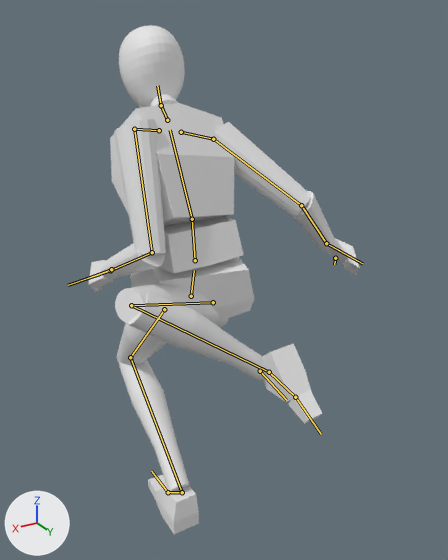
A saved change to the glTF model resources/model/player/Player_Simple.gltf.
Camera for both pictures: a 50 mm camera at (0.811, 1.488, 1.48) aimed at (-0.113, -0.053, 0.709). Arrows for +X, +Y and +Z are at lower left; the lights stay in place. The first picture is the older version. Both versions are drawn at frame 3 of the action 'Dash'; the numbers are the values there. The bones that change, and the others that lie on the model, are drawn over the model as lines.

The first picture shows 'Body'.
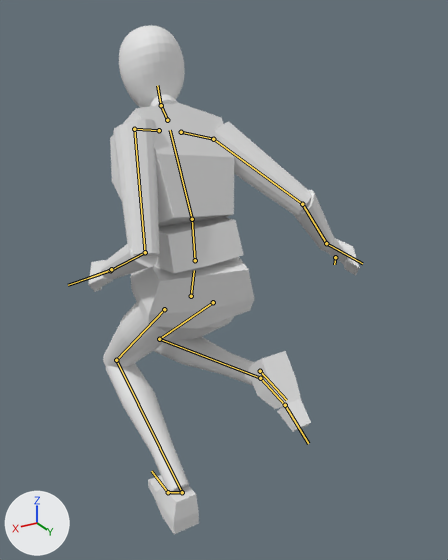
Where the change shows, as pixel boxes [x1, y1, x2, y2] in the pictures (448 x 560 px):
'Body', posed: before [88, 25, 359, 534]; after [88, 25, 360, 534]
bone 'UpperLeg.L', root to tip: before (164, 309) to (130, 357); after (164, 309) to (116, 360)
bone 'UpperLeg.R', root to tip: before (213, 302) to (131, 305); after (213, 302) to (159, 339)
bone 'Foot.R', root to tip: before (269, 372) to (295, 397); after (260, 378) to (285, 405)
bone 'UpperArm.L', root to tip: before (134, 129) to (152, 252); after (134, 129) to (145, 252)

The change in detail:
Bone 'UpperLeg.L' (bone_upperleg_l) turns from (-25, -11, -2) to (-25, -17, -7) degrees about its own x, y and z.
Bone 'Foot.L' (bone_foot_l) turns from (-57, 2, 11) to (-56, 10, 13) degrees about its own x, y and z.
Bone 'UpperLeg.R' (bone_upperleg_r) turns from (25, 1, -119) to (-31, -14, -5) degrees about its own x, y and z.
Bone 'Foot.R' (bone_foot_r) turns from (40, 118, 9) to (39, 3, -14) degrees about its own x, y and z.
Bone 'UpperArm.L' (bone_upperarm_l) turns from (13, 53, -84) to (17, 56, -77) degrees about its own x, y and z.
Bone 'Hand.L' (bone_hand_l) turns from (-4, -12, 8) to (-7, -15, 12) degrees about its own x, y and z.
